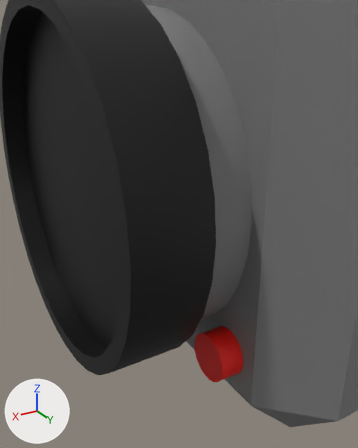
The FBX model Assets/__Game/_Assets/Camera/RecordCamera.fbx: old version first, new version second.
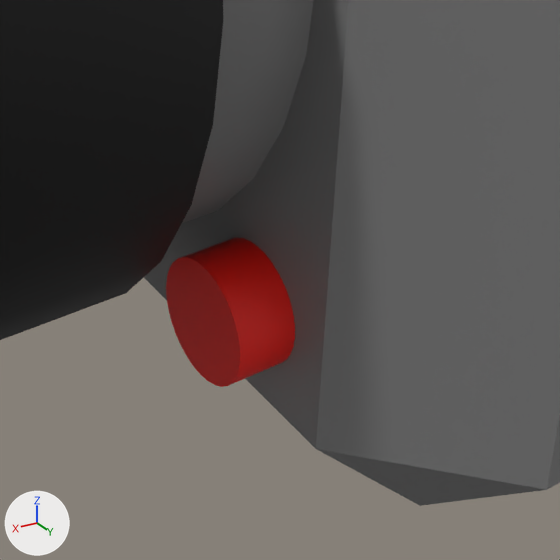
There are two pictures of each version: one from a 50 mm lens placed at (2.034, 1.931, 0.68), pointed at (1.079, 0.34, -0.116), one close up on the part from 37% to 96% of the width and 53% to 100% of the height. Lighting does not change. The marker at lower left points along +X, +Y and +Z. The older version's two pictures come first.

Before the edit, the objects in view are built like this:
```python
mat_material_002 = principled_material('Material.002')
mat_material_002.base_color = (0.8, 0.0055, 0.0)  # red #e71100
me_cube_002 = bpy.data.meshes.new('Cube.002')
me_cube_002.from_pydata(...)  # 65 vertices, 33 faces; spans x 1.0..1.1, y 0.5..0.7, z -0.7..-0.5
me_cube_002.materials.append(mat_material_002)  # red #e71100
me_cube_003 = bpy.data.meshes.new('Cube.003')
me_cube_003.from_pydata(...)  # 160 vertices, 129 faces; spans x 1.2..1.5, y -0.77..0.77, z -0.77..0.77
me_cube_003.materials.append(mat_material_001)  # black #000000
me_cube_004 = bpy.data.meshes.new('Cube.004')
me_cube_004.from_pydata(...)  # 121 vertices, 60 faces; spans x -1.0..1.2, y -1.0..1.0, z -1.0..1.0
me_cube_004.materials.append(mat_material)  # grey #7c7c7c
ob_aperture = bpy.data.objects.new('Aperture', me_cube_003)
ob_aperture.location = (0.0, 0.0, 0.0)
ob_body = bpy.data.objects.new('Body', me_cube_004)
ob_body.location = (0.0, 0.0, 0.0)
ob_led = bpy.data.objects.new('Led', me_cube_002)
ob_led.location = (0.0, 0.0, 0.0)
```
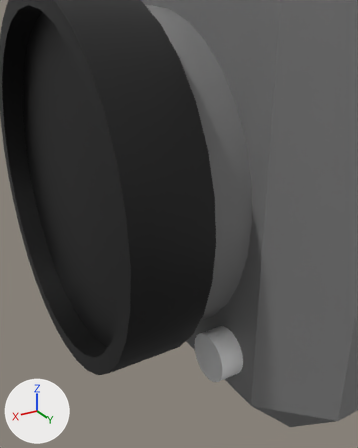
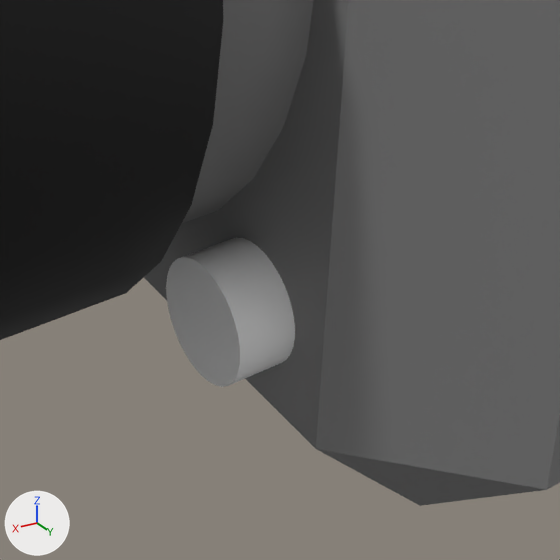
The change in detail:
Material 'Material.002' (mat_material_002) changes colour from red #e71100 to white #e7e7e7; in linear values from (0.8, 0.0055, 0.0) to (0.8, 0.8, 0.8).

Changed parts and their boxes [x1, y1, x2, y2] in the close-ups (560 x 560 px):
'Led', recoloured (red to white): [166, 238, 295, 387] in both
